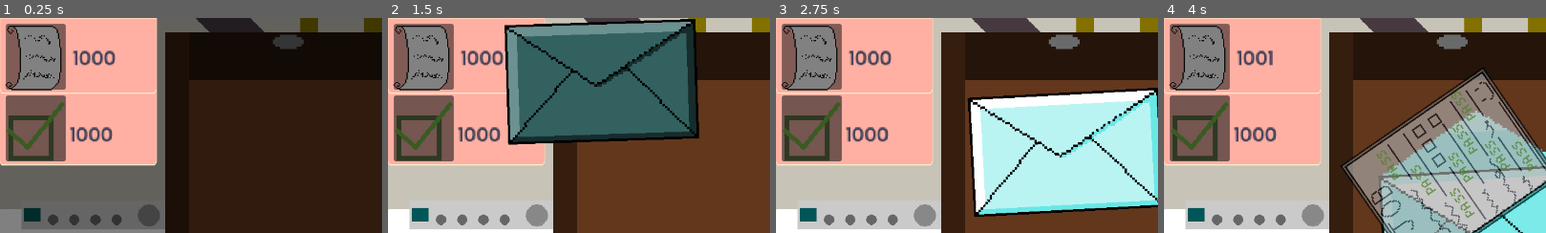
Above: before the commit, frames 1-4 (left to right).
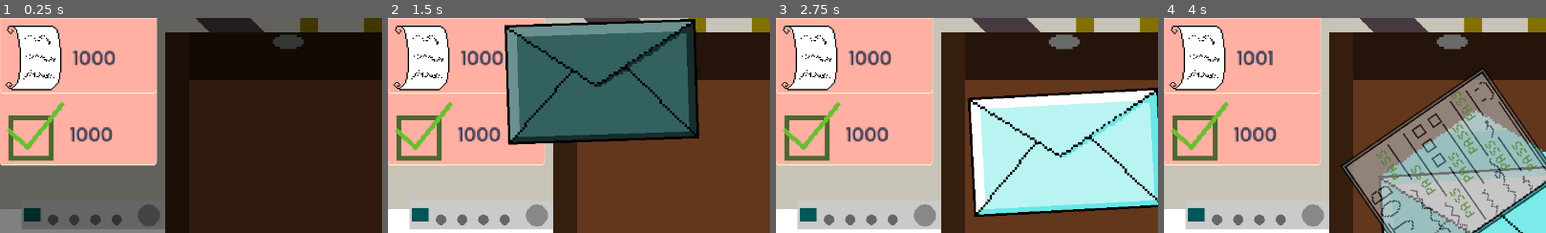
Above: after the commit, the same moments.

Repository: OrangePainting/in-this-economy
Game: Godot game, scene res://Scenes/main.tscn
The game is run twice, just before and just after one commit, with the same random seed, the same clock (stepped at 60 frames per second) and the same inputs. This scene is started directly instead of the project's main scene. Sound files missing from this copy of the repository are replaced by a short silence.
Inputs (mouse positions are % of the whole screen's width and height, from its top left):
- Up to frame 1 (0.25 s): no input
- Up to frame 2 (1.5 s): click (38, 88) at 0.5 s; move the mouse to (72, 45) at 1.27 s; click (72, 45) at 1.42 s
- Up to frame 3 (2.75 s): move the mouse to (30, 55) at 2.02 s; click (30, 55) at 2.17 s
- Up to frame 4 (4 s): click (38, 31) at 2.75 s; move the mouse to (60, 28) at 3.52 s; click (60, 28) at 3.67 s
The pictures show only the part of the screen within x 0-50%, y 0-50%; the shares and areas given below are measured in that part.

The runs differ from the first frame. In frame 1, 9.4% of the frame differs, in the area x 1-18%, y 2-67%; in frame 2, 9.4%; in frame 3, 9.4%; in frame 4, 9.4%.

Commit message:
Added more music
Krish Konda
4:42 06/25/26

Diff:
--- a/Scenes/audio_controller.tscn
+++ b/Scenes/audio_controller.tscn
@@ -4,7 +4,9 @@
 [ext_resource type="AudioStream" uid="uid://dplvonlwnr4ph" path="res://Assets/Music/two_left_socks.wav" id="2_7md5g"]
 [ext_resource type="AudioStream" uid="uid://c3ym5wu5wpfuh" path="res://Assets/SFX/click.wav" id="2_ual3u"]
 [ext_resource type="AudioStream" uid="uid://b7up28acs1wg0" path="res://Assets/Music/A7 - Eb7 - D major 7.mp3" id="3_7md5g"]
+[ext_resource type="AudioStream" uid="uid://cirkoihqmgppc" path="res://Assets/Music/blue_intermission.wav" id="3_y5jvc"]
 [ext_resource type="AudioStream" uid="uid://ygj0u4cslu6j" path="res://Assets/SFX/buy.wav" id="3_yyma2"]
+[ext_resource type="AudioStream" uid="uid://y48h3jqmp5iy" path="res://Assets/Music/CVP701Jam.wav" id="4_40amf"]
 [ext_resource type="AudioStream" uid="uid://cvv04v22dur4i" path="res://Assets/SFX/apply.wav" id="4_y4nv4"]
 [ext_resource type="AudioStream" uid="uid://mx8tgoyl1f0a" path="res://Assets/SFX/corect_bell.wav" id="5_y4nv4"]
 [ext_resource type="AudioStream" uid="uid://cj2cmc3511mbq" path="res://Assets/SFX/winfretless.wav" id="6_ncnt2"]
@@ -14,8 +16,16 @@
 [node name="AudioController" type="Node2D" unique_id=59631517]
 script = ExtResource("1_7md5g")
 
-[node name="Music" type="AudioStreamPlayer2D" parent="." unique_id=135457912]
+[node name="Music1" type="AudioStreamPlayer2D" parent="." unique_id=135457912]
 stream = ExtResource("2_7md5g")
+bus = &"Music"
+
+[node name="Music2" type="AudioStreamPlayer2D" parent="." unique_id=2133914579]
+stream = ExtResource("3_y5jvc")
+bus = &"Music"
+
+[node name="Music3" type="AudioStreamPlayer2D" parent="." unique_id=1776193080]
+stream = ExtResource("4_40amf")
 bus = &"Music"
 
 [node name="MenuMusic" type="AudioStreamPlayer2D" parent="." unique_id=962225749]
--- a/Scripts/Autoloads/global_data.gd
+++ b/Scripts/Autoloads/global_data.gd
@@ -24,6 +24,8 @@
 # [FIXED] fail/pass sfx is quieter than rest of them
 # [FIXED] forgot to add cost to projects, will probably remove them
 # [FIXED] Put finished upgrades at the end of the list (put viable upgrades at the beginning too?)
+# [FIXED] for ui in top left, add some sort of progress bar to make the auto apply stuff be visible (same for expereince)
+# [FIXED] time for grid game goes into the negatives
 # currently mainly grinding for applications, not exp
 # - fix: make the projects give you applications too?? How would make this work thematically??
 # story part: most of the time you can't get the fail results in real life
@@ -32,14 +34,13 @@
 # Still work with the upgrades
 # - At the beginning the game focuses on applications, then later it goes into exp
 # background is kinda weird, cuz top down view with side perspective
-# [FIXED] time for grid game goes into the negatives
-# labels for top left ui need applications and experience
-# for ui in top left, add some sort of progress bar to make the auto apply stuff be visible (same for expereince)
+# [Should I do this?] labels for top left ui need applications and experience
 # add more music lol (probably also add a button in the credits)
 # various paper sound effects
 # add scrolling in the bottom corner about various things
 
 signal currency_changed
+signal passive_exp_ticked
 
 var finished_game: bool = false
 
--- a/Scripts/audio_controller.gd
+++ b/Scripts/audio_controller.gd
@@ -7,6 +7,10 @@
 # Called when the node enters the scene tree for the first time.
 func _ready() -> void:
 	process_mode = Node.PROCESS_MODE_ALWAYS
+	$Music1.finished.connect(func(): if not mute: $Music2.play())
+	$Music2.finished.connect(func(): if not mute: $Music3.play())
+	$Music3.finished.connect(func(): if not mute: $Music1.play())
+
 
 
 func play_menu_music() -> void:
@@ -16,7 +20,7 @@
 	if not mute: $MenuMusic.stop()
 
 func play_in_game_music() -> void:
-	if not mute: $Music.play()
+	if not mute: $Music1.play()
 
 func play_click() -> void:
 	if not mute: $Click.play()
--- a/Scripts/main.gd
+++ b/Scripts/main.gd
@@ -6,6 +6,8 @@
 
 const Envelope = preload("res://Scenes/envelope.tscn")
 var envelopes: Array = []
+
+const PASSIVE_EXP_INTERVAL = 2.0
 
 # Called when the node enters the scene tree for the first time.
 func _ready() -> void:
@@ -29,6 +31,7 @@
 	if GlobalData.stats["passive_exp_rate"] > 0:
 		GlobalData.experience += GlobalData.stats["passive_exp_rate"]
 		GlobalData.currency_changed.emit()
+	GlobalData.passive_exp_ticked.emit()
 
 # Called every frame. 'delta' is the elapsed time since the previous frame.
 func _process(delta: float) -> void:
--- a/Scripts/ui_manager.gd
+++ b/Scripts/ui_manager.gd
@@ -3,11 +3,60 @@
 
 @onready var app_num_label = $CanvasLayer/AppsLabel
 @onready var exp_label = $CanvasLayer/ExpLabel
+@onready var auto_apps_overlay = $CanvasLayer/AutoAppsOverlay
+@onready var auto_exp_overlay = $CanvasLayer/AutoExpOverlay
+
+var app_overlay_tween: Tween
+var exp_overlay_tween: Tween
+
+const PASSIVE_EXP_INTERVAL = 2.0
 
 # Called when the node enters the scene tree for the first time.
 func _ready() -> void:
 	GlobalData.currency_changed.connect(update_label_text)
+	GlobalData.currency_changed.connect(update_app_overlay_visibility)
+	GlobalData.currency_changed.connect(update_exp_overlay_visibility)
+	GlobalData.passive_exp_ticked.connect(start_exp_overlay_shrink)
 	update_label_text()
+	update_app_overlay_visibility()
+	update_exp_overlay_visibility()
+
+func update_exp_overlay_visibility() -> void:
+	var has_upgrade = GlobalData.stats["passive_exp_rate"] > 0
+
+	if has_upgrade and not auto_exp_overlay.visible:
+		auto_exp_overlay.visible = true
+		start_exp_overlay_shrink()
+	elif not has_upgrade:
+		auto_exp_overlay.visible = false
+		if exp_overlay_tween: exp_overlay_tween.kill()
+
+func start_exp_overlay_shrink() -> void:
+	if not auto_exp_overlay.visible: return
+	if exp_overlay_tween: exp_overlay_tween.kill()
+	auto_exp_overlay.scale.x = 1.0
+	exp_overlay_tween = auto_exp_overlay.create_tween()
+	exp_overlay_tween.tween_property(auto_exp_overlay, "scale:x", 0.0, PASSIVE_EXP_INTERVAL)
+
+func update_app_overlay_visibility() -> void:
+	var has_upgrade = false
+	for upgrade in GlobalData.upgrades_bought:
+		if upgrade.id == "7. Auto Apply":
+			has_upgrade = true
+			break
+
+	if has_upgrade and not auto_apps_overlay.visible:
+		auto_apps_overlay.visible = true
+		start_overlay_shrink()
+	elif not has_upgrade:
+		auto_apps_overlay.visible = false
+		if app_overlay_tween: app_overlay_tween.kill()
+
+func start_overlay_shrink() -> void:
+	if app_overlay_tween: app_overlay_tween.kill()
+	auto_apps_overlay.scale.x = 1.0
+	app_overlay_tween = auto_apps_overlay.create_tween()
+	app_overlay_tween.tween_property(auto_apps_overlay, "scale:x", 0.0, GlobalData.stats["auto_apply_time"])
 
 func update_label_text() -> void:
 	app_num_label.text = "%d" % GlobalData.total_apps
@@ -26,3 +75,5 @@
 	exp_tween.tween_property(exp_label, "modulate", Color(0.5, 0.8, 1.0), 0.15)
 	app_tween.tween_property(app_num_label, "modulate", Color.WHITE, 0.15)
 	exp_tween.tween_property(exp_label, "modulate", Color.WHITE, 0.15)
+
+	start_overlay_shrink()
Not shown, added: Assets/Music/CVP701Jam.ogg.import
Not shown, added: Assets/Music/CVP701Jam.wav.import
Not shown, added: Assets/Music/blue_intermission.ogg.import
Not shown, added: Assets/Music/blue_intermission.wav.import
Not shown, added: Assets/Music/CVP701Jam.ogg
Not shown, added: Assets/Music/CVP701Jam.wav
Not shown, added: Assets/Music/blue_intermission.ogg
Not shown, added: Assets/Music/blue_intermission.wav
Not shown, added: Scenes/ui_manager.tscn24674038073.tmp
Not shown, added: Scenes/ui_manager.tscn25205087354.tmp
